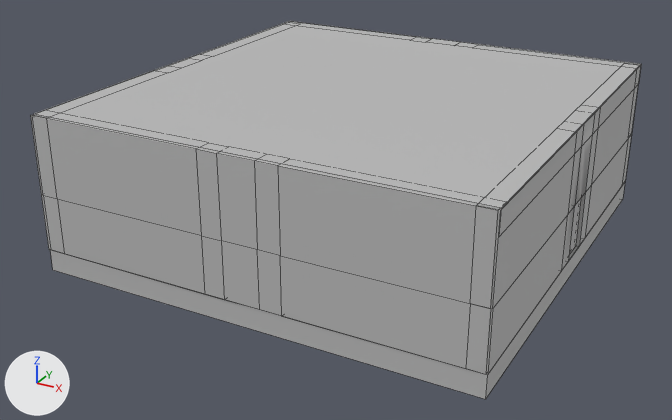
The FBX model Mazingo/Mazingo/Assets/Models/Unfinished Models/BigArea with 1 DoorAhead.fbx: old version first, new version second.
Rendered twice from a camera (50 mm lens) standing at (18.4, -35.5, 18.3) and looking at (-0.6, -1.0, 1.0). Lighting does not change. The marker at lower left points along +X, +Y and +Z. Mesh edges are drawn as thin lines. Where no turn or scale is listed for an object, it has been applied to the vertices.

In view in the first picture: 'pCube9', 'pasted__pasted__pasted__pasted__Door'.
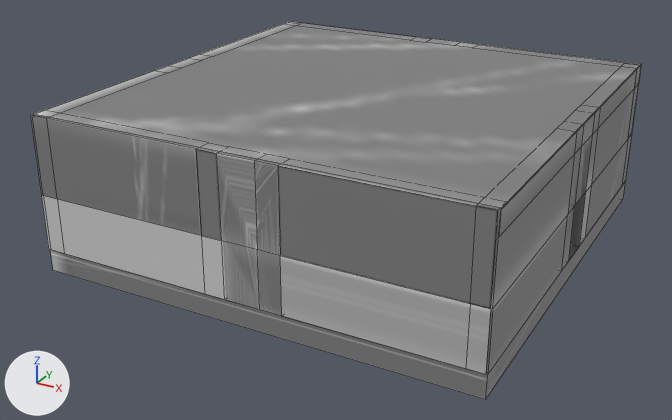
Location of each change, (x1, y1, x2, y2) in pixels of the pictures (672 x 420 px):
'pasted__pasted__pasted__pasted__Door', deleted
    before: (569, 198, 582, 255)
part 1 of me_mesh, recoloured
    both: (30, 21, 641, 399)

What the commit changed:
Picture 'BigArea UV 1st.png' (img_bigarea_uv_1st_png) is new.
Material 'lambert3' (mat_lambert3) is new.
Its texture is img_bigarea_uv_1st_png (with its transparency).
me_mesh has 160 vertices, 151 faces and spans x -10.0..10.0, y -10.1..10.1, z -2.6..4.6.
me_mesh is used by ob_pcube9; location (-0.02, 0.4, 2.06).
me_mesh part 1: 151 faces spanning x -10.0..10.0, y -10.1..10.1, z -2.6..4.6 switch from mat_lambert1 (grey #bcbcbc) to mat_lambert3 (picture img_bigarea_uv_1st_png).
Object 'pasted__pasted__pasted__pasted__Door' (ob_pasted__pasted__pasted__pasted__door) is deleted.
